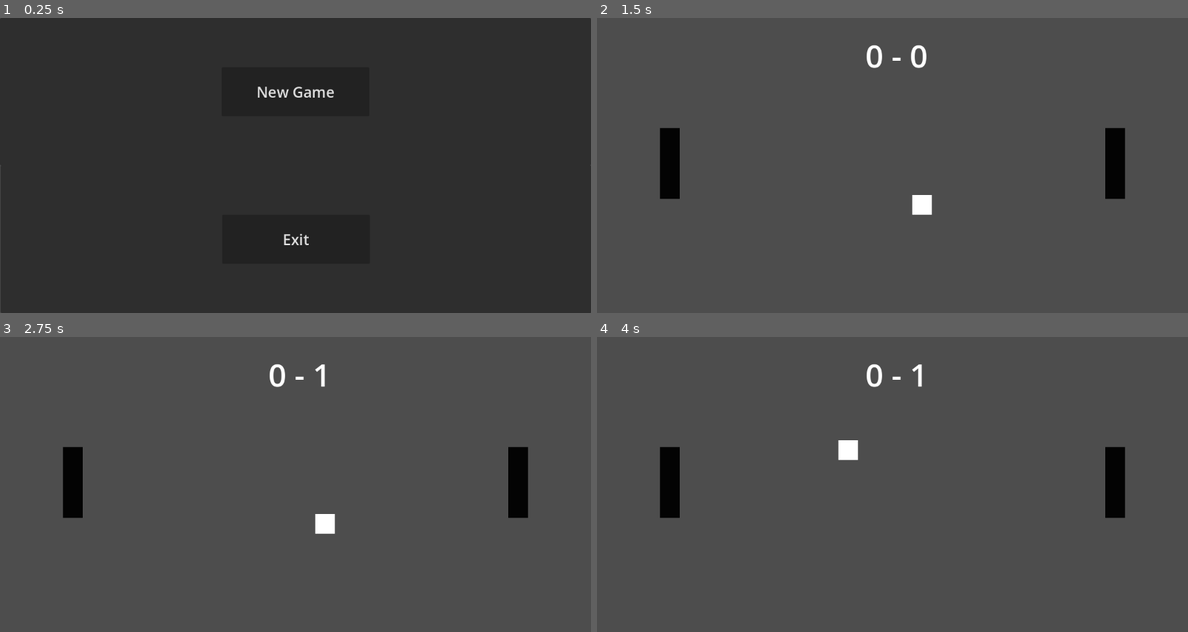
Above: before the commit, frames 1-4 (two rows, left to right).
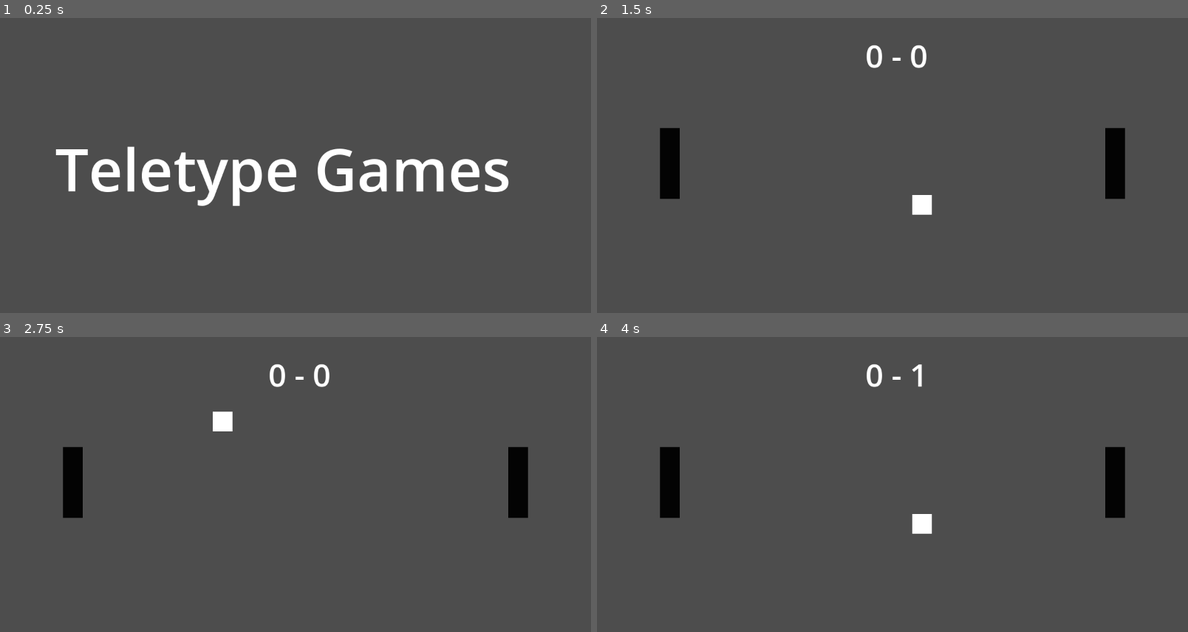
Above: after the commit, the same moments.

Repository: rastasi/pong
Game: Godot game, scene res://scenes/boot_splash/BootSplash.tscn
The game is run twice, just before and just after one commit, with the same random seed, the same clock (stepped at 60 frames per second) and the same inputs. Before the commit the project starts from res://scenes/main_menu/MainMenu.tscn.
Inputs (mouse positions are in pixels of both pictures, inside the frame that each line leads up to):
- Up to frame 1 (0.25 s): no input
- Up to frame 2 (1.5 s): click (892, 91) at 0.5 s, where only the run before the commit has a clickable "New Game"; click (892, 91) at 1.25 s, where only the run after the commit has a clickable "New Game"
- Up to frame 3 (2.75 s): no input
- Up to frame 4 (4 s): no input

The runs differ from the first frame. In frame 1, 100% of the frame differs, in the area x 0-100%, y 0-100%; in frame 2, nothing differs; in frame 3, 0.6%; in frame 4, 0.5%.

Commit message:
shortcuts

Diff:
--- a/project.godot
+++ b/project.godot
@@ -11,7 +11,7 @@
 [application]
 
 config/name="pong"
-run/main_scene="res://scenes/main_menu/MainMenu.tscn"
+run/main_scene="res://scenes/boot_splash/BootSplash.tscn"
 config/features=PackedStringArray("4.2", "Forward Plus")
 config/icon="res://icon.svg"
 
@@ -42,3 +42,8 @@
 "events": [Object(InputEventKey,"resource_local_to_scene":false,"resource_name":"","device":0,"window_id":0,"alt_pressed":false,"shift_pressed":false,"ctrl_pressed":false,"meta_pressed":false,"pressed":false,"keycode":65,"physical_keycode":0,"key_label":0,"unicode":0,"echo":false,"script":null)
 ]
 }
+confirm={
+"deadzone": 0.5,
+"events": [Object(InputEventKey,"resource_local_to_scene":false,"resource_name":"","device":-1,"window_id":0,"alt_pressed":false,"shift_pressed":false,"ctrl_pressed":false,"meta_pressed":false,"pressed":false,"keycode":32,"physical_keycode":0,"key_label":0,"unicode":32,"echo":false,"script":null)
+]
+}
--- /dev/null
+++ b/scenes/boot_splash/BootSplash.gd
@@ -0,0 +1,10 @@
+extends Node2D
+
+
+func _ready():
+	await get_tree().create_timer(1.0).timeout # Replace with function body.
+	get_tree().change_scene_to_file("res://scenes/main_menu/MainMenu.tscn")
+
+
+func _process(delta):
+	pass
--- /dev/null
+++ b/scenes/boot_splash/BootSplash.tscn
@@ -0,0 +1,27 @@
+[gd_scene load_steps=4 format=3 uid="uid://dsimi4xibt3ig"]
+
+[ext_resource type="Script" path="res://scenes/boot_splash/BootSplash.gd" id="1_qt4f0"]
+
+[sub_resource type="SystemFont" id="SystemFont_iaru5"]
+
+[sub_resource type="Theme" id="Theme_cneuf"]
+default_font = SubResource("SystemFont_iaru5")
+default_font_size = 120
+
+[node name="BootSplash" type="Node2D"]
+script = ExtResource("1_qt4f0")
+
+[node name="TeletypeGames" type="RichTextLabel" parent="."]
+anchors_preset = 8
+anchor_left = 0.5
+anchor_top = 0.5
+anchor_right = 0.5
+anchor_bottom = 0.5
+offset_left = 112.0
+offset_top = 224.0
+offset_right = 1056.0
+offset_bottom = 416.0
+grow_horizontal = 2
+grow_vertical = 2
+theme = SubResource("Theme_cneuf")
+text = "Teletype Games"
--- a/scenes/main_menu/MainMenu.tscn
+++ b/scenes/main_menu/MainMenu.tscn
@@ -1,8 +1,20 @@
-[gd_scene load_steps=4 format=3 uid="uid://c71cjy50eonxj"]
+[gd_scene load_steps=8 format=3 uid="uid://c71cjy50eonxj"]
 
 [ext_resource type="Theme" uid="uid://bbasvjlc0fdo8" path="res://default_theme.tres" id="1_gow2p"]
 [ext_resource type="Script" path="res://scenes/main_menu/NewGameButton.gd" id="2_xmp3k"]
 [ext_resource type="Script" path="res://scenes/main_menu/ExitButton.gd" id="3_r42kx"]
+
+[sub_resource type="InputEventKey" id="InputEventKey_3qeo8"]
+keycode = 32
+
+[sub_resource type="Shortcut" id="Shortcut_heomt"]
+events = [SubResource("InputEventKey_3qeo8")]
+
+[sub_resource type="InputEventKey" id="InputEventKey_p7j63"]
+keycode = 4194305
+
+[sub_resource type="Shortcut" id="Shortcut_lofla"]
+events = [SubResource("InputEventKey_p7j63")]
 
 [node name="MainMenu" type="Node2D"]
 
@@ -17,6 +29,7 @@
 custom_minimum_size = Vector2(300, 100)
 layout_mode = 2
 theme = ExtResource("1_gow2p")
+shortcut = SubResource("Shortcut_heomt")
 text = "New Game"
 script = ExtResource("2_xmp3k")
 
@@ -33,6 +46,7 @@
 custom_minimum_size = Vector2(300, 100)
 layout_mode = 2
 theme = ExtResource("1_gow2p")
+shortcut = SubResource("Shortcut_lofla")
 text = "Exit"
 script = ExtResource("3_r42kx")
 
--- a/scenes/main_menu/NewGameButton.gd
+++ b/scenes/main_menu/NewGameButton.gd
@@ -1,4 +1,5 @@
 extends Button
+
 
 func _on_pressed():
 	get_tree().change_scene_to_file("res://scenes/playground/Playground.tscn")
--- a/scenes/playground/Playground.gd
+++ b/scenes/playground/Playground.gd
@@ -31,7 +31,8 @@
 
 
 func _process(delta):
-	pass
+	if Input.is_key_pressed(KEY_ESCAPE):
+		get_tree().quit()
 
 
 func _on_goal_area_left_body_entered(body):
